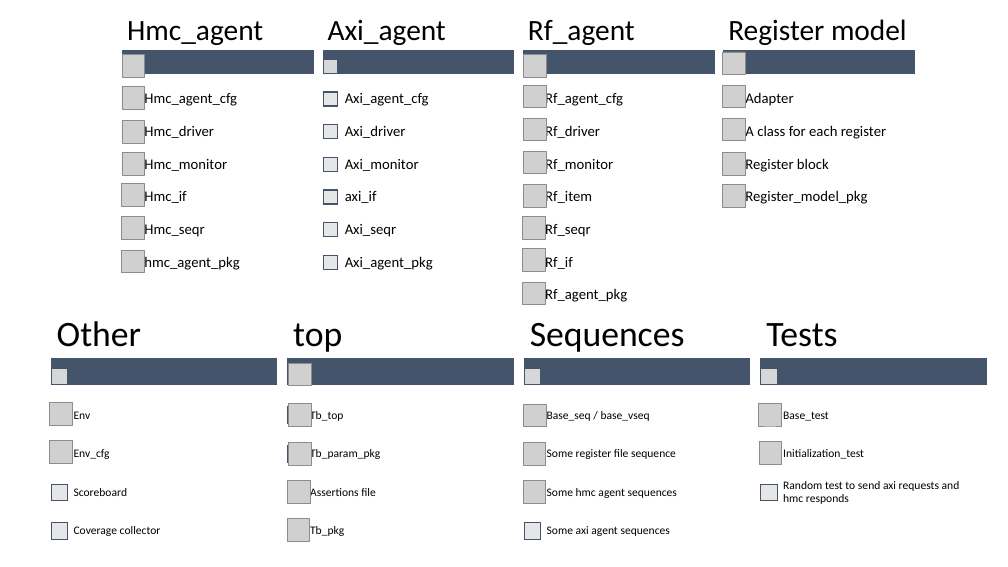
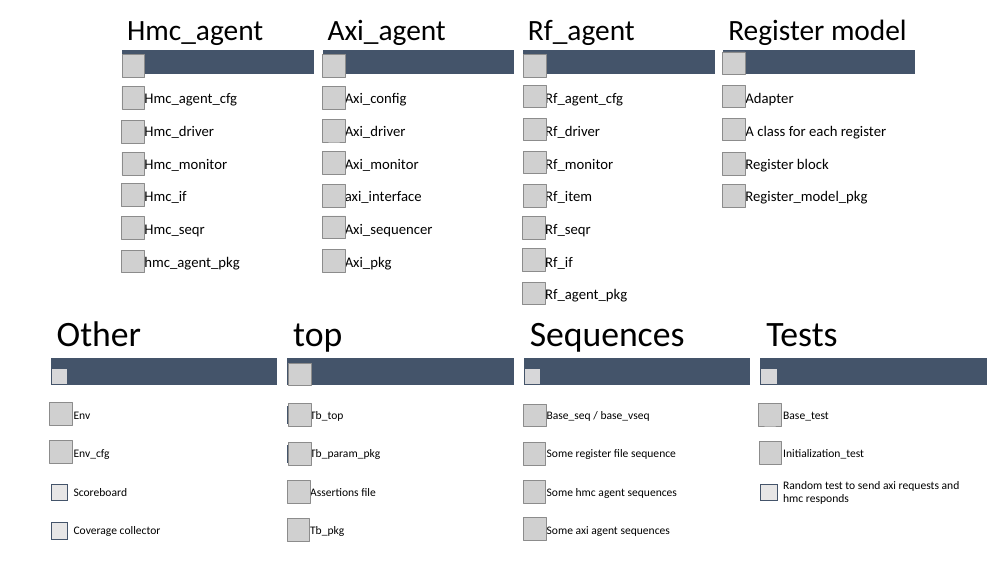
Before and after one commit to alaarabie/Graduation_project, a slide deck: slide 2 of doc/testbench.pptx. Drawn at 1008x567 pixels with LibreOffice and Linux fonts; fonts in the diff are those of the drawing; grey boxes stand for pictures. Boxes give left, top, right and bottom in pixels: in the first picture for what was removed or moved away, otherwise in the second. Text is boxed around its words. In the diff, an @@ line names an element or a change of style, - is before the commit and + after.

Commit message:
presentation slides

```diff
--- a/doc/testbench.pptx
+++ b/doc/testbench.pptx
@@ picture added at (323,55,346,78) @@
@@ picture added at (323,86,346,109) @@
@@ picture added at (323,119,346,142) @@
@@ text at (345,91,407,108): text changed @@
-Axi_agent_cfg
+Axi_config
@@ picture added at (323,152,346,175) @@
@@ picture added at (322,185,345,207) @@
@@ text at (345,189,422,206): text changed @@
-axi_if
+axi_interface
@@ picture added at (323,216,346,239) @@
@@ text at (345,221,433,238): text changed @@
-Axi_seqr
+Axi_sequencer
@@ picture added at (323,250,346,272) @@
@@ text at (345,254,392,271): text changed @@
-Axi_agent_pkg
+Axi_pkg
@@ picture added at (524,518,547,541) @@
```
